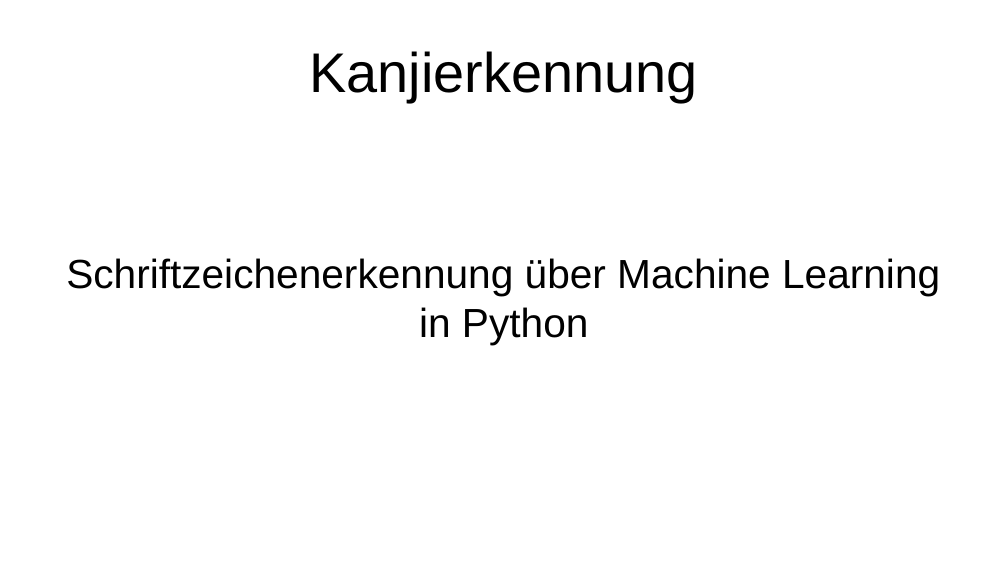
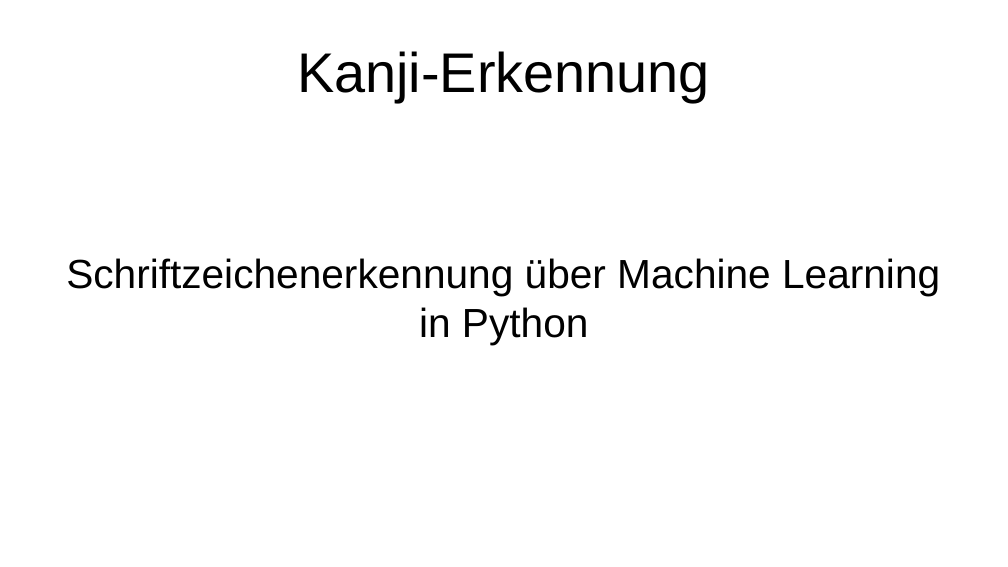
Before and after one commit to erikahub/KanjiOCR, a slide deck: slide 1 of Kanjierkennung.odp. Drawn at 1008x567 pixels with LibreOffice and Linux fonts; fonts in the diff are those of the drawing. Boxes give left, top, right and bottom in pixels: in the first picture for what was removed or moved away, otherwise in the second. Text is boxed around its words. In the diff, an @@ line names an element or a change of style, - is before the commit and + after.

```diff
--- a/Kanjierkennung.odp
+++ b/Kanjierkennung.odp
@@ title at bbox=[297, 51, 710, 102]: text changed @@
-Kanjierkennung
+Kanji-Erkennung
```
Also in this commit, not shown: 2 other slides changed.
